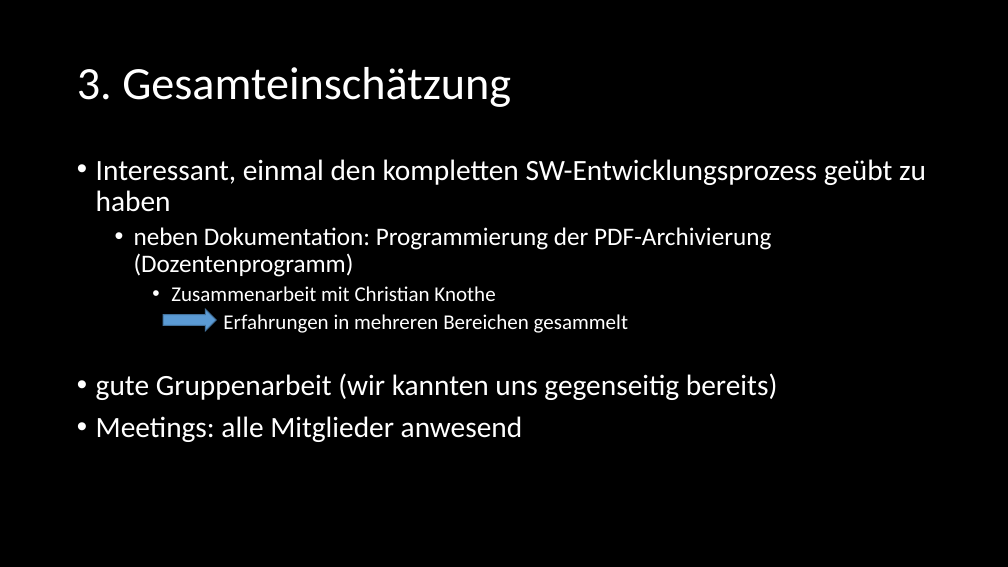
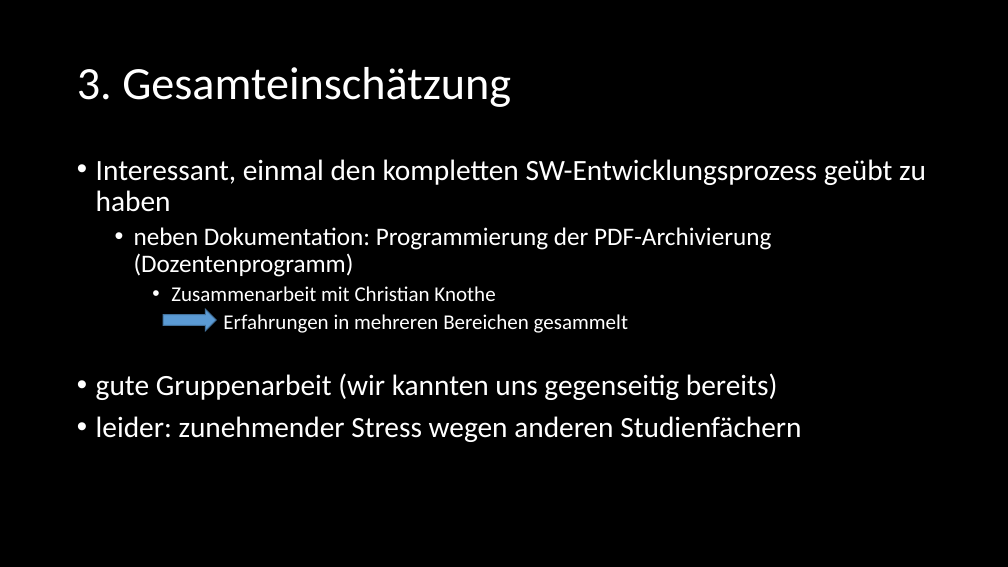
Before and after one commit to SE-Beleggruppe/Beleg_Planung, a slide deck: slide 27 of Präsentation/Felix - Dokumentation/SE_Dokumentation.pptx. Drawn at 1008x567 pixels with LibreOffice and Linux fonts; fonts in the diff are those of the drawing. Boxes give left, top, right and bottom in pixels: in the first picture for what was removed or moved away, otherwise in the second. Text is boxed around its words. In the diff, an @@ line names an element or a change of style, - is before the commit and + after.

```diff
--- a/Präsentation/Felix - Dokumentation/SE_Dokumentation.pptx
+++ b/Präsentation/Felix - Dokumentation/SE_Dokumentation.pptx
@@ text at box(96, 416, 801, 442): text changed @@
-• Meetings: alle Mitglieder anwesend
+• leider: zunehmender Stress wegen anderen Studienfächern
```
Also in this commit, not shown: 2 other slides changed, 1 other file.
